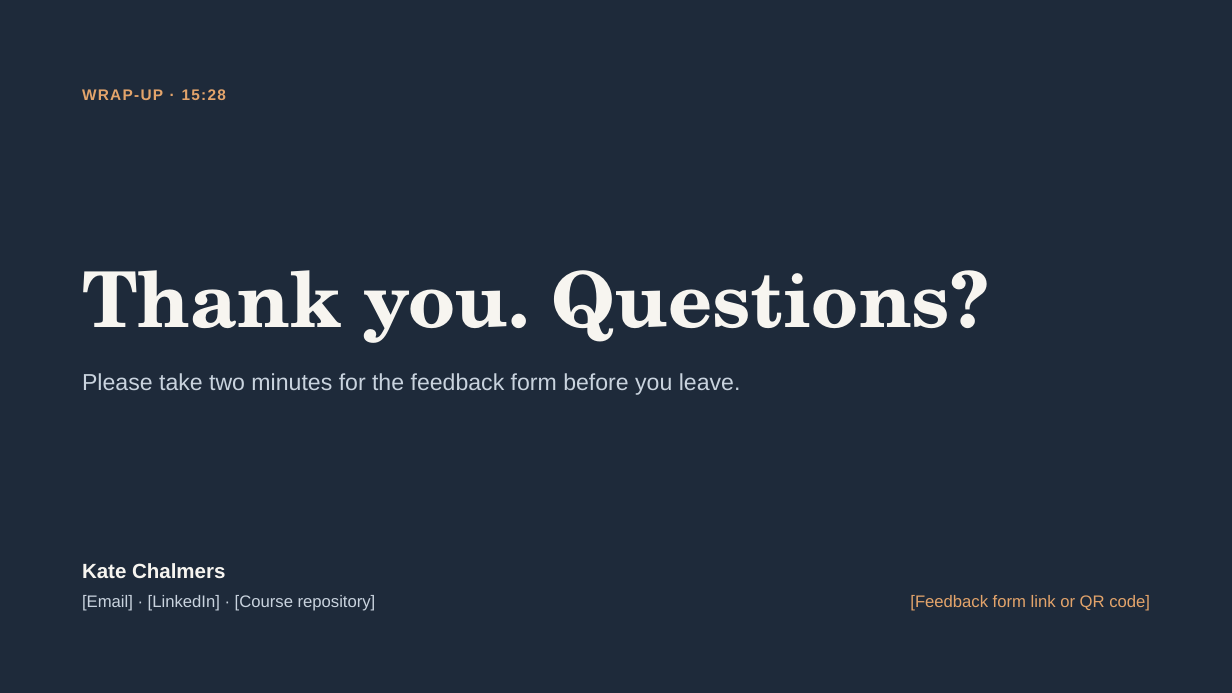
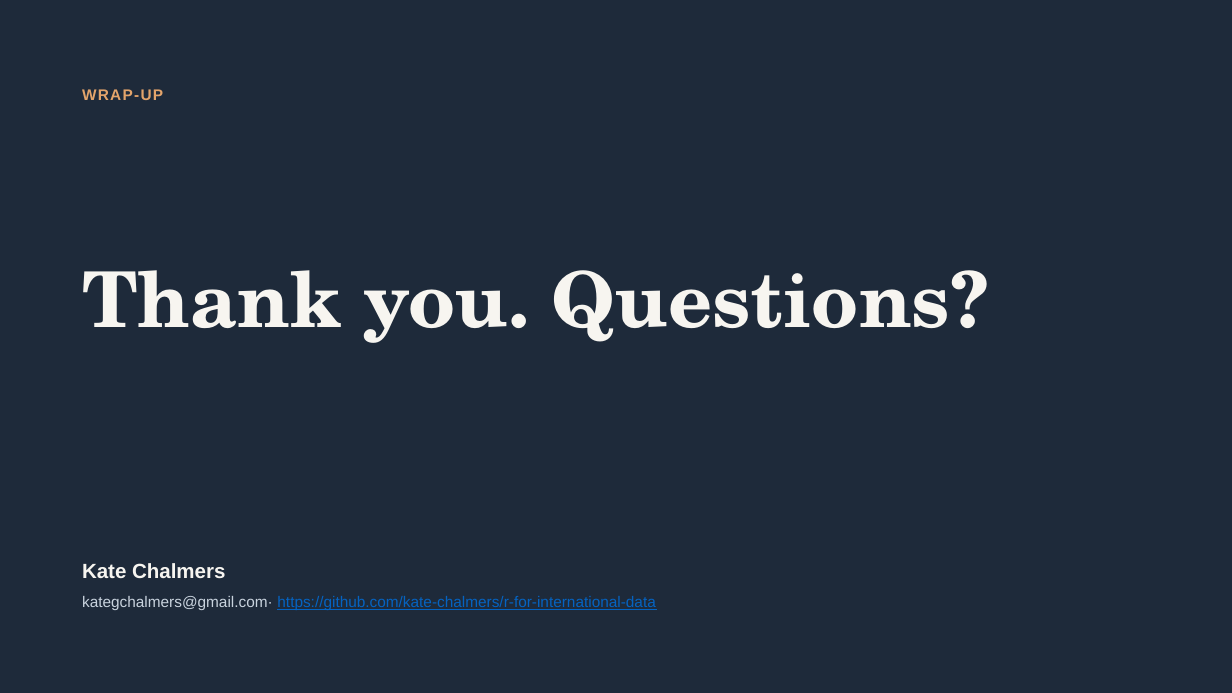
Before and after one commit to kate-chalmers/r-for-international-data, a slide deck: slide 87 of R for Development Data.pptx (slide 88 before the commit). Drawn at 1232x693 pixels with LibreOffice and Linux fonts; fonts in the diff are those of the drawing. Boxes give left, top, right and bottom in pixels: in the first picture for what was removed or moved away, otherwise in the second. Text is boxed around its words. In the diff, an @@ line names an element or a change of style, - is before the commit and + after.

```diff
--- a/R for Development Data.pptx
+++ b/R for Development Data.pptx
@@ text at (82, 89, 163, 100): text changed @@
-WRAP-UP · 15:28
+WRAP-UP
@@ text removed at (82, 373, 741, 395) @@
-Please take two minutes for the feedback form before you leave.
@@ text at (82, 596, 655, 610): text changed; size 13 to 12 pt; text colour #C9D3DE to #0563C1 @@
-[Email] · [LinkedIn] · [Course repository]
+kategchalmers@gmail.com· https://github.com/kate-chalmers/r-for-international-data
@@ text removed at (910, 595, 1150, 611) @@
-[Feedback form link or QR code]
```
Also in this commit, not shown: 14 other slides changed, 1 slide removed.
